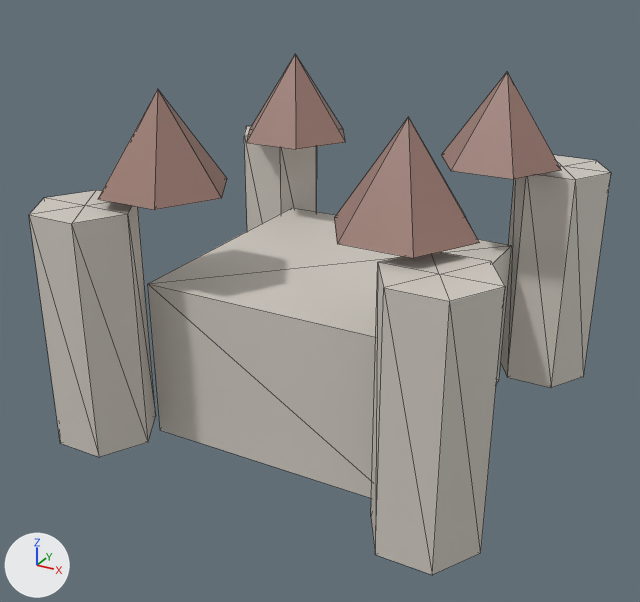
Renders of the glTF model public/studio/v2.15.0/d_castle/model.glb from each side of a commit.
Rendered twice from a 50 mm lens placed at (4.27, -8.22, 4.5), pointed at (-0.07, -0.33, 0.56). Every picture has the same lights, and +X, +Y and +Z are marked at lower left. The first picture is the older version. Mesh edges are drawn as thin lines. Where no turn or scale is listed for an object, it has been applied to the vertices.

In view in the first picture: 'part0', 'part1', 'part2', 'part3', 'part4', 'part5', 'part6', 'part7', 'part8'.
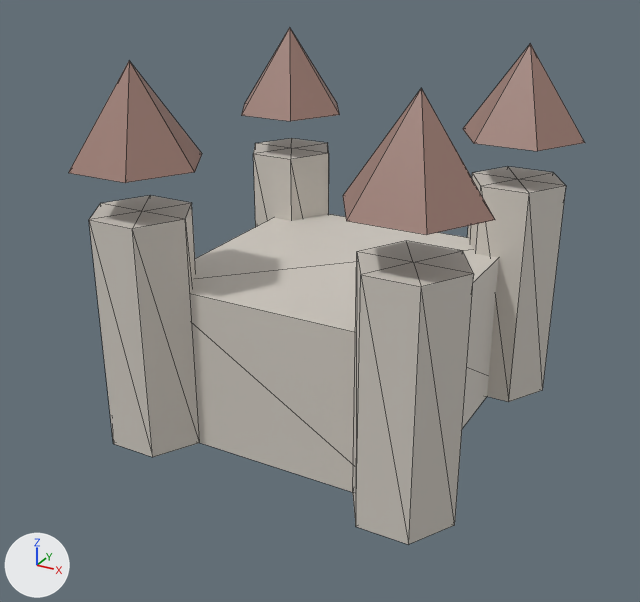
The change, as a list of edits to the scene's bpy script:
```text
Change me_geometry_1:
    used by ob_part1; location = (0.0, 0.0, 0.0)
    remove me_geometry_1.from_pydata(...)  # 14 vertices, 24 faces; spans x 1.34..2.44, y 1.42..2.37, z -0.8..1.8
    add me_geometry_1.from_pydata(...)  # 14 vertices, 24 faces; spans x 0.95..2.05, y 1.02..1.98, z -0.9..1.7
    me_geometry_1 part 1: the whole mesh is moved by (-0.39, -0.39, -0.1)
Change me_geometry_2:
    used by ob_part2; location = (0.0, 0.0, 0.0)
    remove me_geometry_2.from_pydata(...)  # 8 vertices, 12 faces; spans x 0.624..2.024, y 0.718..1.93, z 1.916..2.916
    add me_geometry_2.from_pydata(...)  # 8 vertices, 12 faces; spans x 0.8..2.2, y 0.894..2.106, z 2.2..3.2
    me_geometry_2 part 2: the whole mesh is moved by (0.176, 0.176, 0.284)
Change me_geometry_3:
    used by ob_part3; location = (0.0, 0.0, 0.0)
    remove me_geometry_3.from_pydata(...)  # 14 vertices, 24 faces; spans x 1.34..2.44, y -2.37..-1.42, z -0.8..1.8
    add me_geometry_3.from_pydata(...)  # 14 vertices, 24 faces; spans x 0.95..2.05, y -1.98..-1.02, z -0.9..1.7
    me_geometry_3 part 3: the whole mesh is moved by (-0.39, 0.39, -0.1)
Change me_geometry_4:
    used by ob_part4; location = (0.0, 0.0, 0.0)
    remove me_geometry_4.from_pydata(...)  # 8 vertices, 12 faces; spans x 0.624..2.024, y -1.93..-0.718, z 1.916..2.916
    add me_geometry_4.from_pydata(...)  # 8 vertices, 12 faces; spans x 0.8..2.2, y -2.106..-0.894, z 2.2..3.2
    me_geometry_4 part 4: the whole mesh is moved by (0.176, -0.176, 0.284)
Change me_geometry_5:
    used by ob_part5; location = (0.0, 0.0, 0.0)
    remove me_geometry_5.from_pydata(...)  # 14 vertices, 24 faces; spans x -2.44..-1.34, y 1.42..2.37, z -0.8..1.8
    add me_geometry_5.from_pydata(...)  # 14 vertices, 24 faces; spans x -2.05..-0.95, y 1.02..1.98, z -0.9..1.7
    me_geometry_5 part 5: the whole mesh is moved by (0.39, -0.39, -0.1)
Change me_geometry_6:
    used by ob_part6; location = (0.0, 0.0, 0.0)
    remove me_geometry_6.from_pydata(...)  # 8 vertices, 12 faces; spans x -2.024..-0.624, y 0.718..1.93, z 1.916..2.916
    add me_geometry_6.from_pydata(...)  # 8 vertices, 12 faces; spans x -2.2..-0.8, y 0.894..2.106, z 2.2..3.2
    me_geometry_6 part 6: the whole mesh is moved by (-0.176, 0.176, 0.284)
Change me_geometry_7:
    used by ob_part7; location = (0.0, 0.0, 0.0)
    remove me_geometry_7.from_pydata(...)  # 14 vertices, 24 faces; spans x -2.44..-1.34, y -2.37..-1.42, z -0.8..1.8
    add me_geometry_7.from_pydata(...)  # 14 vertices, 24 faces; spans x -2.05..-0.95, y -1.98..-1.02, z -0.9..1.7
    me_geometry_7 part 7: the whole mesh is moved by (0.39, 0.39, -0.1)
Change me_geometry_8:
    used by ob_part8; location = (0.0, 0.0, 0.0)
    remove me_geometry_8.from_pydata(...)  # 8 vertices, 12 faces; spans x -2.024..-0.624, y -1.93..-0.718, z 1.916..2.916
    add me_geometry_8.from_pydata(...)  # 8 vertices, 12 faces; spans x -2.2..-0.8, y -2.106..-0.894, z 2.2..3.2
    me_geometry_8 part 8: the whole mesh is moved by (-0.176, -0.176, 0.284)
```

What differs and where, as boxes [x1, y1, x2, y2] in the pictures (640 x 602 px):
'part3', moved
    before: [371, 252, 505, 575]
    after: [353, 241, 474, 545]
'part7', moved
    before: [29, 190, 156, 457]
    after: [89, 195, 200, 457]
'part1', moved
    before: [501, 155, 611, 388]
    after: [467, 166, 566, 402]
'part4', moved
    before: [334, 117, 479, 258]
    after: [343, 88, 495, 235]
'part8', moved
    before: [98, 89, 227, 210]
    after: [68, 61, 202, 183]
'part2', moved
    before: [441, 72, 561, 179]
    after: [463, 44, 585, 151]
'part6', moved
    before: [246, 55, 345, 150]
    after: [241, 28, 340, 121]
'part5', moved
    before: [244, 126, 317, 231]
    after: [253, 138, 329, 226]
